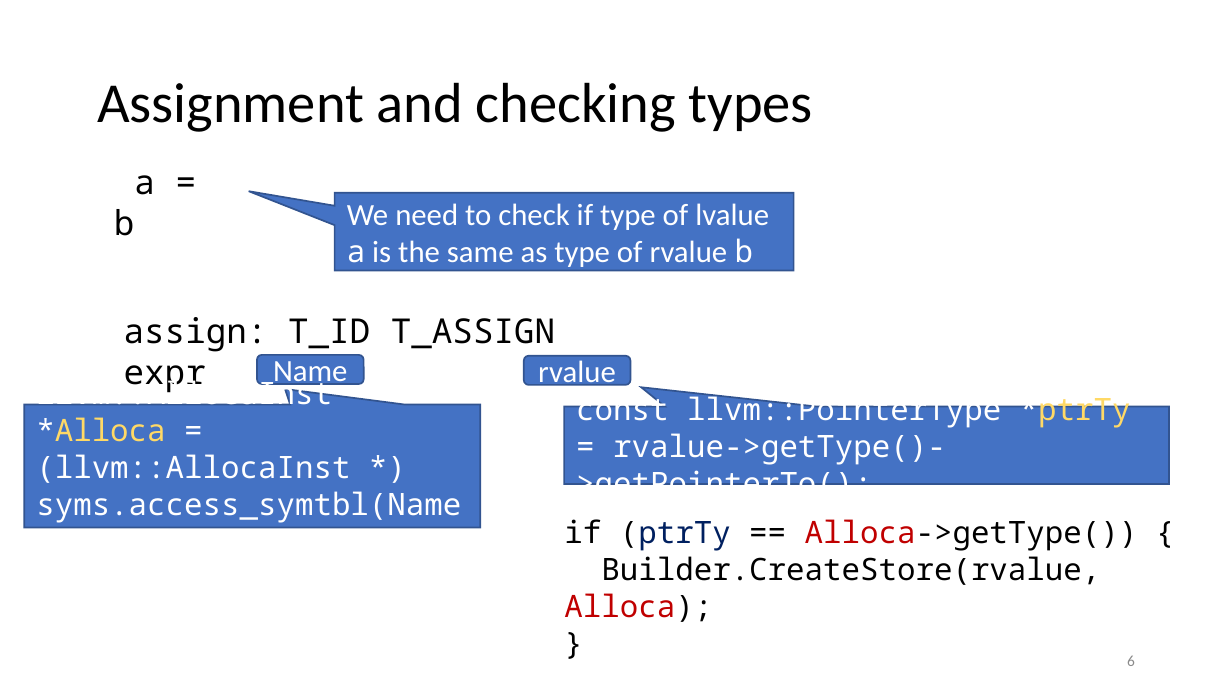
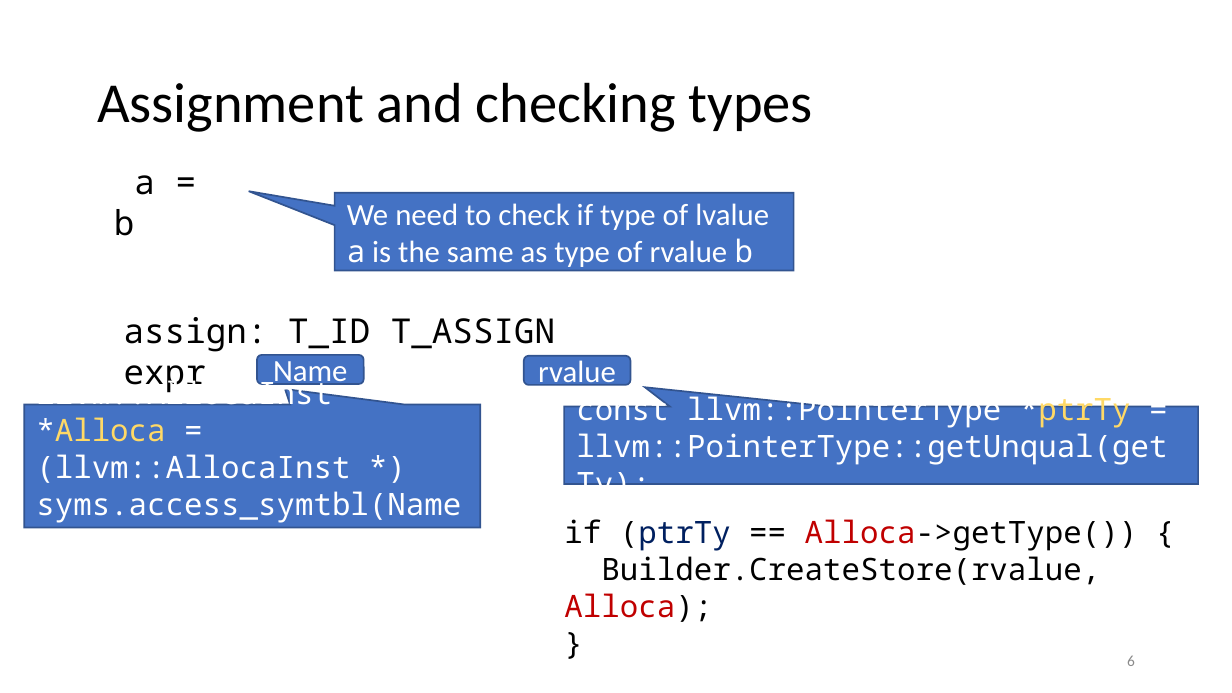
Before and after one commit to anoopsarkar/compilers-class, a slide deck: slide 6 of assets/ppt/codegen/decafLLVM.pptx. Drawn at 1232x693 pixels with LibreOffice and Linux fonts; fonts in the diff are those of the drawing. Boxes give left, top, right and bottom in pixels: in the first picture for what was removed or moved away, otherwise in the second. Text is boxed around its words. In the diff, an @@ line names an element or a change of style, - is before the commit and + after.

Commit message:
update decaf intro for llvm 20

```diff
--- a/assets/ppt/codegen/decafLLVM.pptx
+++ b/assets/ppt/codegen/decafLLVM.pptx
@@ speech box "const llvm::PointerType *ptrTy = llvm::PointerType::getUnqua ...": place and size @@
-speech box "const llvm::PointerType *ptrTy = llvm::PointerType::getUnqua ..." at <box>564,407,1169,484</box>
+speech box "const llvm::PointerType *ptrTy = llvm::PointerType::getUnqua ..." at <box>564,407,1199,484</box>
@@ text in speech box at <box>576,392,1167,465</box>: text changed @@
-const llvm::PointerType *ptrTy = rvalue->getType()->getPointerTo();
+const llvm::PointerType *ptrTy = llvm::PointerType::getUnqual(getTy);
```
Also in this commit, not shown: 1 other slide changed, 1 other file.
